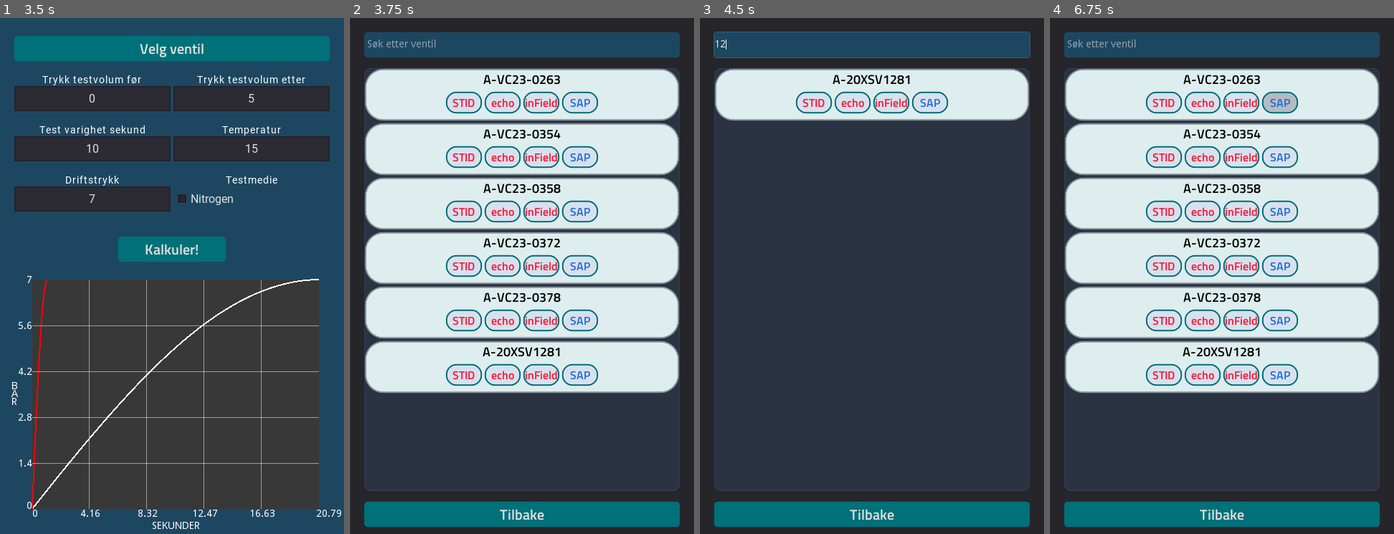
Above: before the commit, frames 1-4 (left to right).
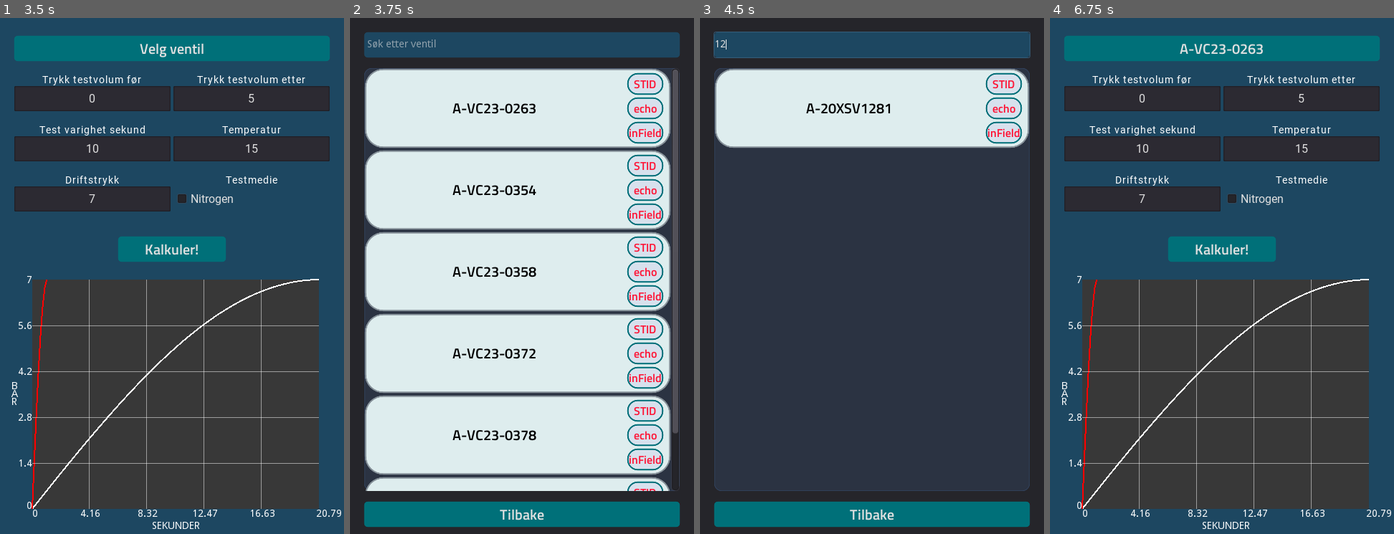
Above: after the commit, the same moments.

Repository: Keroflux/Critical-leak-test
Game: Godot game, scene res://Control.tscn
Two runs of this game, one before a commit and one after it. Both use one fixed random seed, a clock stepped at 60 frames per second and the inputs below.
Inputs (mouse positions are in pixels of both pictures, inside the frame that each line leads up to; where the layout moved, square brackets give the same spot in the first picture):
- Up to frame 1 (3.5 s): click "Kalkuler!" at 0.5 s; click "Velg ventil" at 1.25 s; click "Nitrogen" at 2 s; click "Tilbake" at 2.75 s
- Up to frame 2 (3.75 s): click "Velg ventil" at 3.5 s
- Up to frame 3 (4.5 s): click (872, 43) at 4.27 s; type "12" at 4.35 s
- Up to frame 4 (6.75 s): click (1222, 105) [1222, 95] at 5 s; click "A-20XSV1281" at 5.75 s; click (1280, 100) at 6.5 s, where only the run before the commit has a clickable "SAP"

Frame 1 is identical in both runs. In frame 2, 32% of the frame differs, in the area x 4-96%, y 9-92%; in frame 3, 6.4%; in frame 4, 82%, in the area x 0-100%, y 0-100%.

Commit message:
Litt finere layout

Diff:
--- a/Button.tscn
+++ b/Button.tscn
@@ -1,6 +1,9 @@
 [gd_scene load_steps=6 format=2]
 
 [ext_resource path="res://TitilliumWeb-SemiBold.ttf" type="DynamicFontData" id=1]
+
+[sub_resource type="DynamicFont" id=8]
+font_data = ExtResource( 1 )
 
 [sub_resource type="StyleBoxFlat" id=13]
 bg_color = Color( 0.705882, 0.733333, 0.752941, 1 )
@@ -41,26 +44,20 @@
 corner_radius_bottom_left = 14
 corner_detail = 16
 
-[sub_resource type="DynamicFont" id=8]
-font_data = ExtResource( 1 )
-
 [node name="Reload" type="Button"]
 margin_left = 204.0
 margin_right = 325.0
 margin_bottom = 30.0
-rect_min_size = Vector2( 100, 20 )
+rect_min_size = Vector2( 100, 15 )
 hint_tooltip = "Lagrer .txt fil med TAG i
 Documents"
 focus_mode = 0
+custom_colors/font_color = Color( 0.239216, 0.239216, 0.239216, 1 )
+custom_colors/font_color_hover = Color( 0.239216, 0.239216, 0.239216, 1 )
+custom_colors/font_color_pressed = Color( 0.239216, 0.239216, 0.239216, 1 )
+custom_fonts/font = SubResource( 8 )
 custom_styles/hover = SubResource( 13 )
 custom_styles/pressed = SubResource( 14 )
 custom_styles/normal = SubResource( 12 )
-custom_fonts/font = SubResource( 8 )
-custom_colors/font_color = Color( 0.239216, 0.239216, 0.239216, 1 )
-custom_colors/font_color_hover = Color( 0.239216, 0.239216, 0.239216, 1 )
-custom_colors/font_color_pressed = Color( 0.239216, 0.239216, 0.239216, 1 )
 enabled_focus_mode = 0
 text = "   Søke etter tag  "
-__meta__ = {
-"_edit_use_anchors_": false
-}
--- a/Tagbutton.tscn
+++ b/Tagbutton.tscn
@@ -5,7 +5,7 @@
 [ext_resource path="res://Button.tscn" type="PackedScene" id=3]
 
 [sub_resource type="DynamicFont" id=3]
-size = 20
+size = 24
 font_data = ExtResource( 1 )
 
 [sub_resource type="StyleBoxFlat" id=1]
@@ -32,7 +32,7 @@
 corner_radius_bottom_left = 25
 
 [sub_resource type="DynamicFont" id=15]
-size = 18
+size = 20
 font_data = ExtResource( 1 )
 
 [sub_resource type="DynamicFont" id=8]
@@ -79,16 +79,14 @@
 
 [node name="Tagbutton" type="Control"]
 anchor_right = 1.0
-margin_bottom = 72.0
-rect_min_size = Vector2( 250, 72 )
+margin_bottom = 110.0
+rect_min_size = Vector2( 250, 110 )
 size_flags_horizontal = 3
-size_flags_vertical = 0
 script = ExtResource( 2 )
 
 [node name="Button" type="Button" parent="."]
 anchor_right = 1.0
 anchor_bottom = 1.0
-margin_bottom = -10.0
 rect_min_size = Vector2( 0, 72 )
 size_flags_horizontal = 3
 size_flags_vertical = 3
@@ -99,15 +97,15 @@
 custom_styles/normal = SubResource( 2 )
 align = 0
 
-[node name="VBoxContainer" type="VBoxContainer" parent="Button"]
+[node name="VBoxContainer" type="HBoxContainer" parent="Button"]
 anchor_right = 1.0
 anchor_bottom = 1.0
 mouse_filter = 2
 
 [node name="Tag" type="Label" parent="Button/VBoxContainer"]
 unique_name_in_owner = true
-margin_right = 480.0
-margin_bottom = 28.0
+margin_right = 416.0
+margin_bottom = 110.0
 size_flags_horizontal = 3
 size_flags_vertical = 3
 custom_colors/font_color = Color( 0, 0, 0, 1 )
@@ -117,22 +115,29 @@
 valign = 1
 
 [node name="MarginContainer" type="MarginContainer" parent="Button/VBoxContainer"]
-margin_top = 32.0
+margin_left = 420.0
 margin_right = 480.0
-margin_bottom = 72.0
+margin_bottom = 110.0
 mouse_filter = 2
-custom_constants/margin_bottom = 10
+size_flags_vertical = 3
+custom_constants/margin_right = 10
+custom_constants/margin_top = 5
+custom_constants/margin_bottom = 5
 
-[node name="HBoxContainer" type="HBoxContainer" parent="Button/VBoxContainer/MarginContainer"]
-margin_right = 480.0
-margin_bottom = 30.0
+[node name="HBoxContainer" type="VBoxContainer" parent="Button/VBoxContainer/MarginContainer"]
+margin_top = 5.0
+margin_right = 50.0
+margin_bottom = 105.0
 mouse_filter = 2
 size_flags_horizontal = 3
+size_flags_vertical = 3
 alignment = 1
 
 [node name="STID" parent="Button/VBoxContainer/MarginContainer/HBoxContainer" instance=ExtResource( 3 )]
-margin_left = 134.0
-margin_right = 184.0
+margin_left = 0.0
+margin_top = 1.0
+margin_right = 50.0
+margin_bottom = 31.0
 rect_min_size = Vector2( 50, 20 )
 hint_tooltip = "Åpner tag i STID"
 custom_colors/font_color = Color( 1, 0.0705882, 0.203922, 1 )
@@ -141,8 +146,10 @@
 text = "STID"
 
 [node name="Echo" parent="Button/VBoxContainer/MarginContainer/HBoxContainer" instance=ExtResource( 3 )]
-margin_left = 188.0
-margin_right = 238.0
+margin_left = 0.0
+margin_top = 35.0
+margin_right = 50.0
+margin_bottom = 65.0
 rect_min_size = Vector2( 50, 20 )
 hint_tooltip = "Åpner tag i echo"
 custom_colors/font_color = Color( 1, 0.0705882, 0.203922, 1 )
@@ -151,8 +158,10 @@
 text = "echo"
 
 [node name="Hub" parent="Button/VBoxContainer/MarginContainer/HBoxContainer" instance=ExtResource( 3 )]
-margin_left = 242.0
-margin_right = 292.0
+margin_left = 0.0
+margin_top = 69.0
+margin_right = 50.0
+margin_bottom = 99.0
 rect_min_size = Vector2( 50, 20 )
 hint_tooltip = "Åpner tag i echo"
 custom_colors/font_color = Color( 1, 0.0705882, 0.203922, 1 )
@@ -164,24 +173,6 @@
 custom_styles/normal = SubResource( 12 )
 text = "inField"
 
-[node name="SAP" type="Button" parent="Button/VBoxContainer/MarginContainer/HBoxContainer"]
-margin_left = 296.0
-margin_right = 346.0
-margin_bottom = 30.0
-rect_min_size = Vector2( 50, 20 )
-hint_tooltip = "Åpner tag i echo"
-focus_mode = 0
-custom_colors/font_color = Color( 0.121569, 0.407843, 0.854902, 1 )
-custom_colors/font_color_hover = Color( 0.121569, 0.407843, 0.854902, 1 )
-custom_colors/font_color_pressed = Color( 0.121569, 0.407843, 0.854902, 1 )
-custom_fonts/font = SubResource( 8 )
-custom_styles/hover = SubResource( 13 )
-custom_styles/pressed = SubResource( 14 )
-custom_styles/normal = SubResource( 12 )
-enabled_focus_mode = 0
-text = "SAP"
-
 [connection signal="pressed" from="Button/VBoxContainer/MarginContainer/HBoxContainer/STID" to="." method="_on_STID_pressed"]
 [connection signal="pressed" from="Button/VBoxContainer/MarginContainer/HBoxContainer/Echo" to="." method="_on_Echo_pressed"]
 [connection signal="pressed" from="Button/VBoxContainer/MarginContainer/HBoxContainer/Hub" to="." method="_on_Hub_pressed"]
-[connection signal="pressed" from="Button/VBoxContainer/MarginContainer/HBoxContainer/SAP" to="." method="_on_SAP_pressed"]
